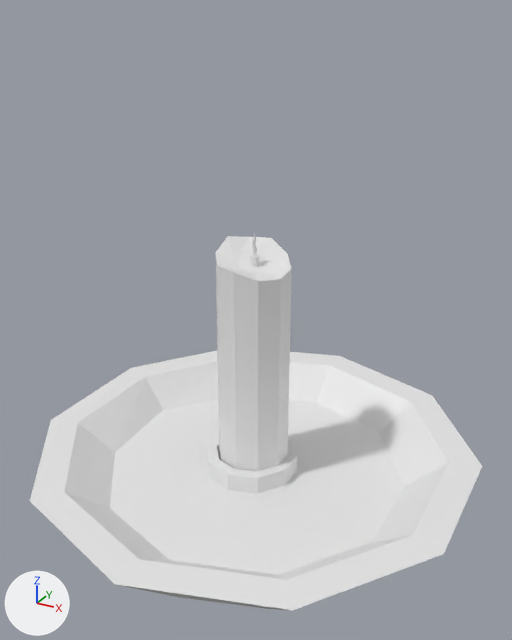
One commit to the Blender file Assets/Resources/Models/Candle.blend: the scene before it, then after it.
The view is the same before and after, from a camera (50 mm lens) standing at (1.2, -2.17, 3.01) and looking at (0.02, -0.02, 1.94). The lights are fixed; the arrows at lower left show +X, +Y and +Z.

The first picture shows 'Candle', 'Plate'.
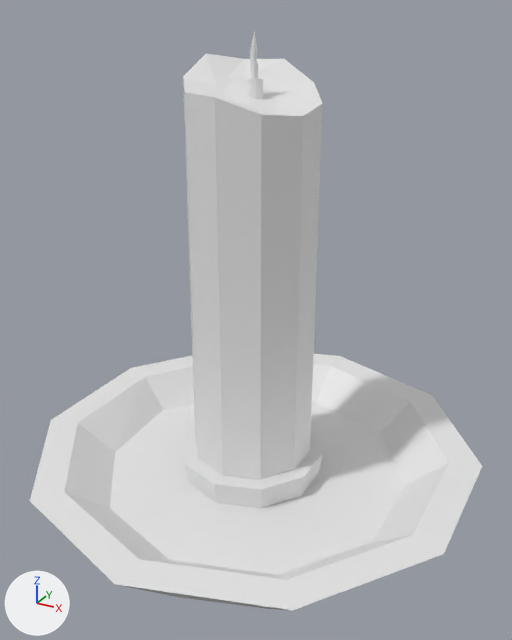
The change in detail:
me_cylinder_001 has 90 vertices, 52 faces and spans x -0.85..0.86, y -0.9..0.9, z 1.05..1.38.
me_cylinder_001 is used by ob_plate; location (0.0, 0.0, 0.0).
me_cylinder_001 part 1: 30 of 90 vertices moved; they spanned x -0.21..0.17, y -0.19..0.21, z 1.09..1.33 and now span x -0.31..0.26, y -0.28..0.3, z 1.06..1.35; mean shift (0.0, 0.0, 0.01); largest move (-0.21, 0.07, 1.33) -> (-0.31, 0.11, 1.35).
Object 'Candle' (ob_candle) moves from (0.0, 0.0, 0.0) to (0.0, 0.0, -0.851).
Object 'Candle' (ob_candle) is rescaled from (1.0, 1.0, 1.0) to (1.67, 1.67, 1.67).

Location of each change, (x1, y1, x2, y2) in pixels of the pictures (512 x 640 px; the box of a moved part takes in the faces that stretch with it):
'Plate', reshaped: before (30, 351, 482, 610); after (30, 354, 482, 610)
'Candle', moved, rescaled (83% wider, 89% taller): before (216, 233, 292, 471); after (183, 30, 323, 480)
part 1 of me_cylinder_001, moved or reshaped: before (206, 434, 297, 493); after (181, 426, 323, 508)
